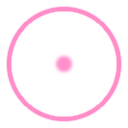
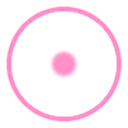
Layers edited between the first and the second 128 x 128 image:
painted on "Ellipse 1" over (56, 56, 72, 72)
